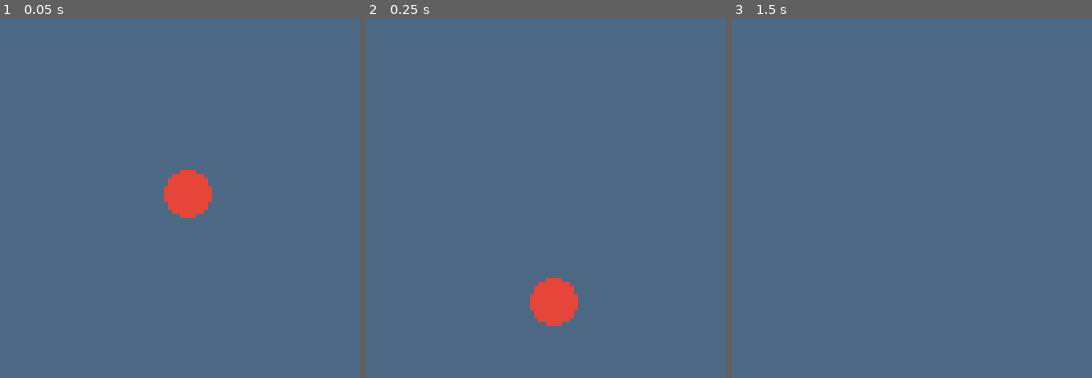
Above: before the commit, frames 1-3 (left to right).
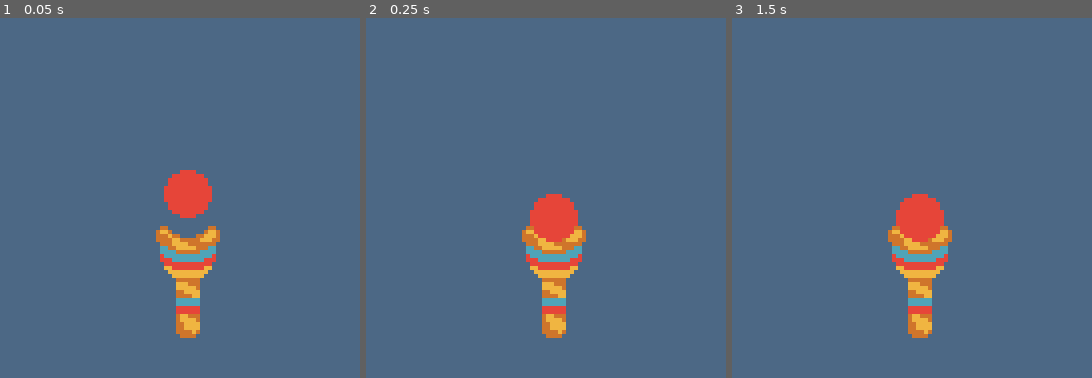
Above: after the commit, the same moments.

Repository: songbirdgamedev/20-second-game-jam-2025
Game: Godot game, scene res://scenes/game.tscn
Same seed, same stepped clock (60 frames per second), same inputs: the game is played once before the commit and once after it.
Inputs:
- Up to frame 1 (0.05 s): no input
- Up to frame 2 (0.25 s): no input
- Up to frame 3 (1.5 s): tap Enter at 1.25 s

The runs differ from the first frame. In frame 1, 3.0% of the frame differs, in the area x 43-62%, y 57-89%; in frame 2, 4.6%, in the area x 43-62%, y 48-89%; in frame 3, 4.2%.

Commit message:
Add cup sprite and collision

Diff:
--- a/scenes/cup.tscn
+++ b/scenes/cup.tscn
@@ -1,3 +1,11 @@
-[gd_scene format=3 uid="uid://bige0qi077ug3"]
+[gd_scene load_steps=2 format=3 uid="uid://bige0qi077ug3"]
+
+[ext_resource type="Texture2D" uid="uid://b0gwkqux8pgxo" path="res://assets/sprites/cup.png" id="1_vafus"]
 
 [node name="Cup" type="AnimatableBody2D"]
+
+[node name="Sprite2D" type="Sprite2D" parent="."]
+texture = ExtResource("1_vafus")
+
+[node name="CollisionPolygon2D" type="CollisionPolygon2D" parent="."]
+polygon = PackedVector2Array(-5, -11, -2, -8, 2, -8, 5, -11, 7, -11, 7, -8, 6, -3, 3, 1, 3, 15, 0, 16, -3, 15, -3, 1, -6, -3, -7, -8, -7, -11)
--- a/scenes/game.tscn
+++ b/scenes/game.tscn
@@ -1,6 +1,7 @@
-[gd_scene load_steps=3 format=3 uid="uid://bau6yxsumbp8u"]
+[gd_scene load_steps=4 format=3 uid="uid://bau6yxsumbp8u"]
 
 [ext_resource type="PackedScene" uid="uid://st83ble0n8b7" path="res://scenes/ball.tscn" id="1_uwrxv"]
+[ext_resource type="PackedScene" uid="uid://bige0qi077ug3" path="res://scenes/cup.tscn" id="1_yqjtg"]
 
 [sub_resource type="StyleBoxFlat" id="StyleBoxFlat_uwrxv"]
 bg_color = Color(0.29803923, 0.40784314, 0.52156866, 1)
@@ -12,5 +13,8 @@
 offset_bottom = 90.0
 theme_override_styles/panel = SubResource("StyleBoxFlat_uwrxv")
 
+[node name="Cup" parent="." instance=ExtResource("1_yqjtg")]
+position = Vector2(47, 64)
+
 [node name="Ball" parent="." instance=ExtResource("1_uwrxv")]
 position = Vector2(47, 43)
Binary file added: assets/sprites/cup.png
Not shown, added: assets/sprites/cup.png.import
